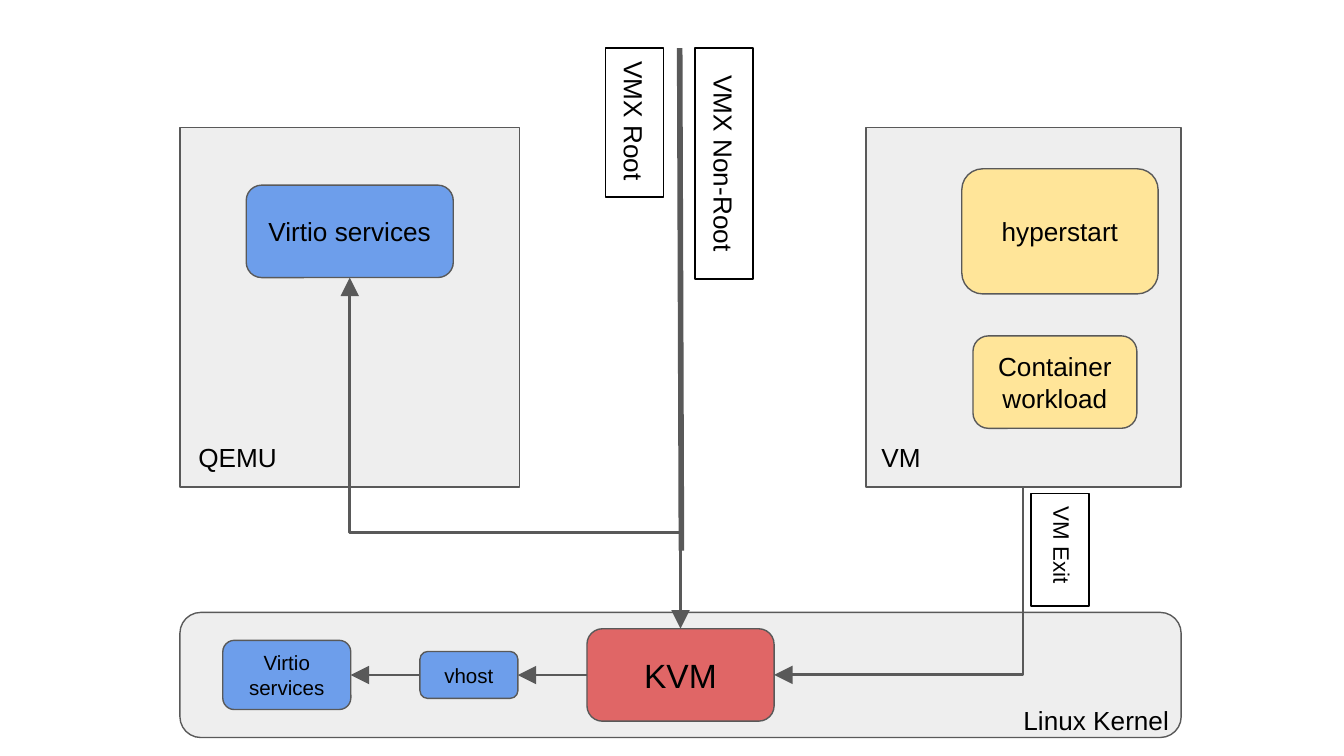
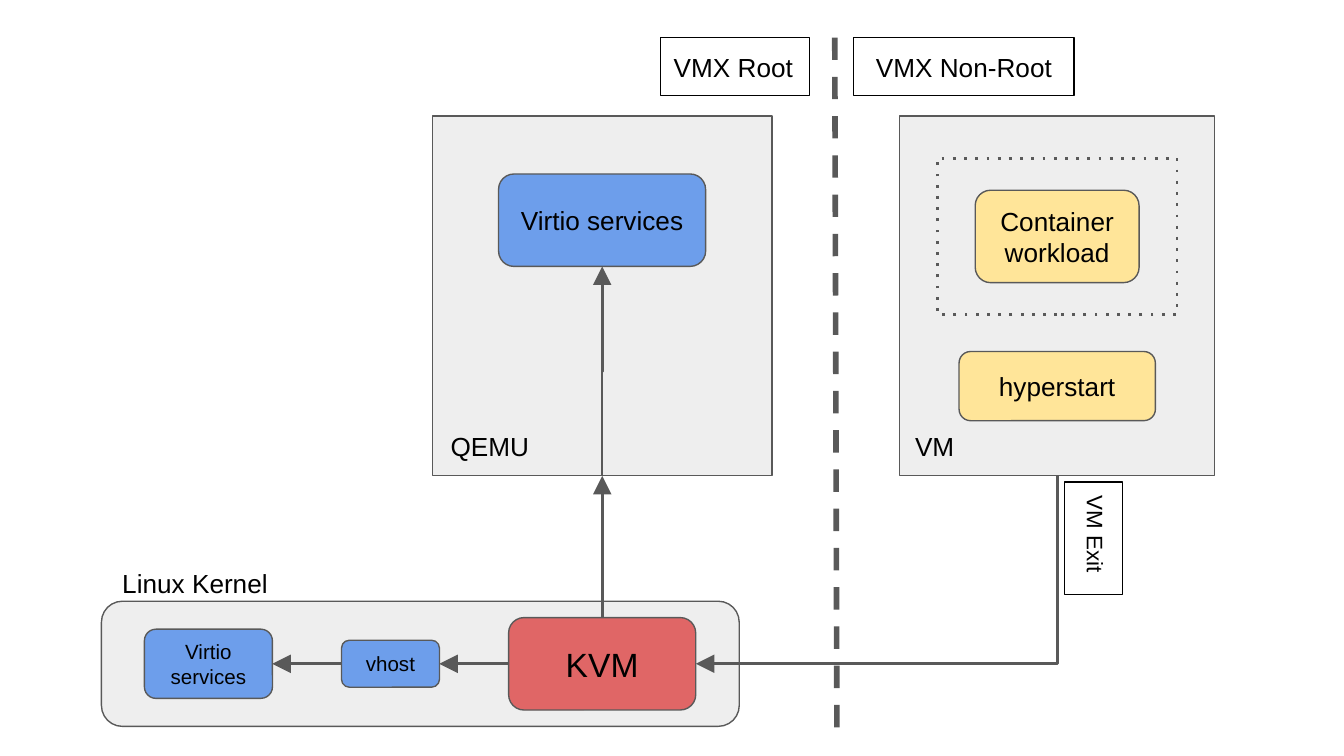
Before and after one commit to intel/cc-oci-runtime, a slide deck: slide 6 of documentation/architecture-diagrams.odp (slide 5 before the commit). Drawn at 1344x756 pixels with LibreOffice and Linux fonts; fonts in the diff are those of the drawing. Boxes give left, top, right and bottom in pixels: in the first picture for what was removed or moved away, otherwise in the second. Text is boxed around its words. In the diff, an @@ line names an element or a change of style, - is before the commit and + after.

Commit message:
documentation: Clarify the QEMU diagram
The host kernel block was split between the VMX root and non-root
spaces although it's always in VMX root.

```diff
--- a/documentation/architecture-diagrams.odp
+++ b/documentation/architecture-diagrams.odp
@@ rectangle "VMX Root" at box(660, 38, 809, 95): rotation 90 to 0 degrees @@
@@ line moved from (680, 48) - (681, 551) to (835, 38) - (837, 735) @@
@@ rectangle "VMX Non-Root" at box(853, 38, 1074, 95): rotation 90 to 0 degrees @@
@@ 2 rectangles, 1 text: place and size @@
-2 rectangles, 1 text at box(866, 128, 1180, 605)
+2 rectangles, 1 text at box(899, 116, 1214, 595)
@@ rectangle added at box(937, 159, 1176, 314), outline #595959 1.5 pt @@
@@ rounded rectangle "Container workload": place and size @@
-rounded rectangle "Container workload" at box(973, 336, 1137, 429)
+rounded rectangle "Container workload" at box(976, 191, 1140, 284)
@@ 1 rounded rectangle, 1 rectangle, 1 elbow arrow: place and size @@
-1 rounded rectangle, 1 rectangle, 1 elbow arrow at box(180, 128, 520, 488)
+1 rounded rectangle, 1 rectangle, 1 elbow arrow at box(433, 116, 773, 476)
@@ rounded rectangle "hyperstart": place and size @@
-rounded rectangle "hyperstart" at box(962, 169, 1159, 294)
+rounded rectangle "hyperstart" at box(960, 352, 1156, 421)
@@ text "QEMU": place and size @@
-text "QEMU" at box(198, 448, 276, 472)
+text "QEMU" at box(451, 437, 529, 461)
@@ elbow arrow moved from (349, 487) - (680, 629) to (602, 618) - (602, 476) @@
@@ elbow arrow moved from (1024, 487) - (774, 675) to (1058, 476) - (696, 664) @@
@@ text "Linux Kernel": place and size @@
-text "Linux Kernel" at box(1023, 711, 1169, 731)
+text "Linux Kernel" at box(122, 574, 268, 594)
@@ text "Linux Kernel" at box(122, 574, 268, 594): alignment left to centre; vertical alignment top to middle @@
@@ rounded rectangle: place and size @@
-rounded rectangle at box(180, 613, 1181, 738)
+rounded rectangle at box(102, 601, 741, 726)
@@ 3 rounded rectangles, 2 elbow arrows: place and size @@
-3 rounded rectangles, 2 elbow arrows at box(223, 629, 774, 722)
+3 rounded rectangles, 2 elbow arrows at box(144, 618, 695, 711)
```
Also in this commit, not shown: 2 other slides changed, 2 slides added, 1 other file.
